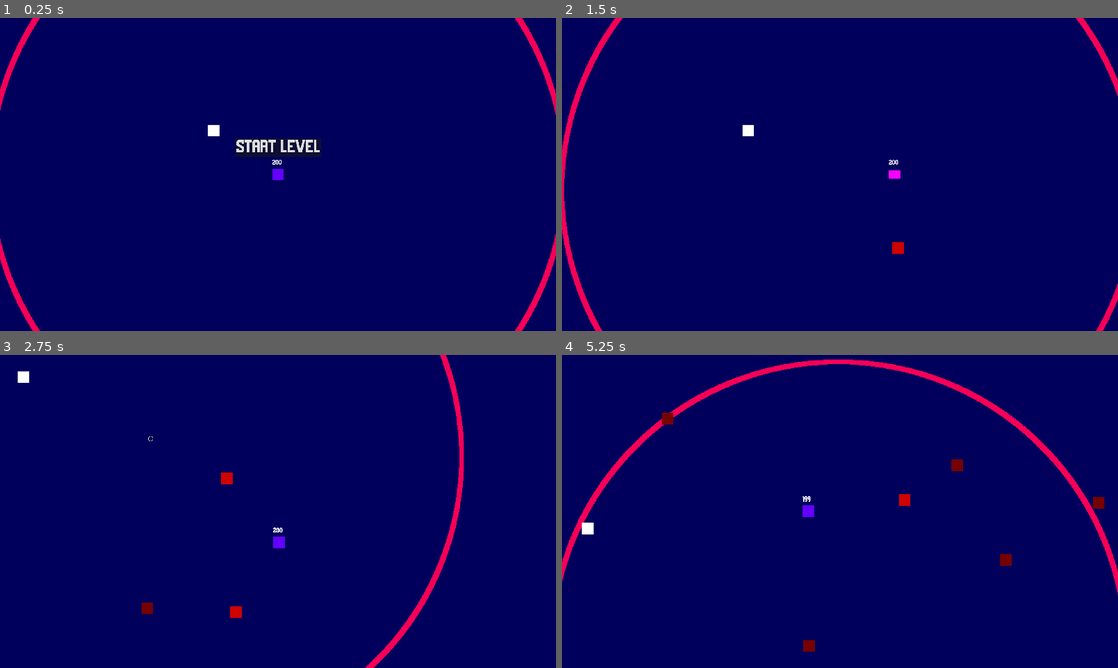
Above: before the commit, frames 1-4 (two rows, left to right).
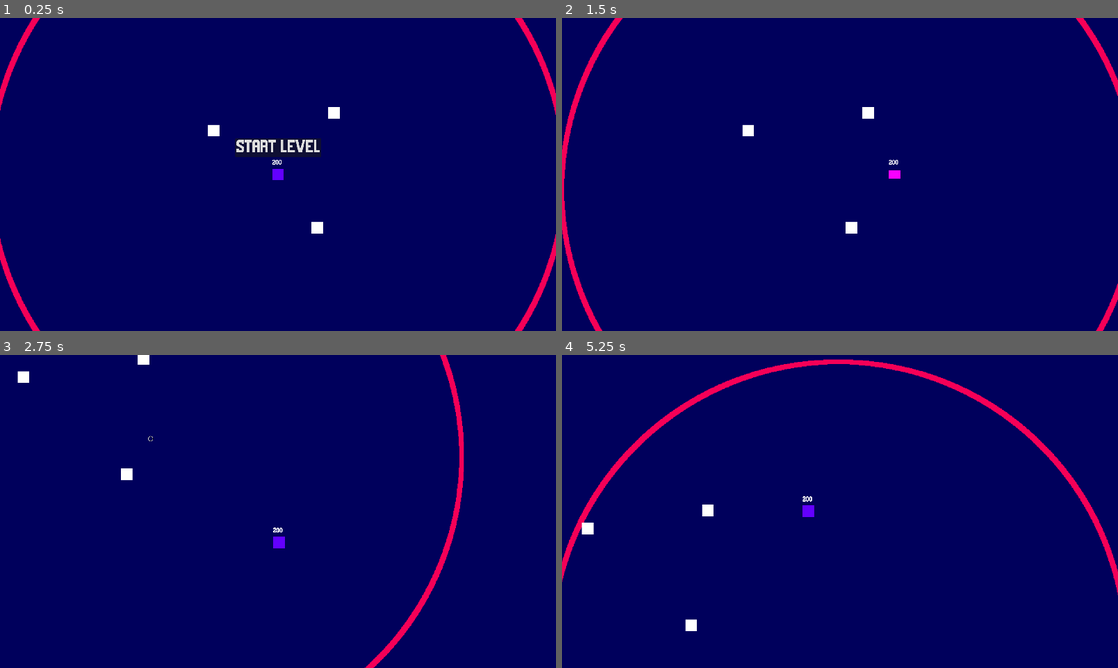
Above: after the commit, the same moments.

Repository: DirtyDan16/The-Safe-Zone
Game: Godot game, scene res://scenes/Levels/level_1.tscn
The game is run twice, just before and just after one commit, with the same random seed, the same clock (stepped at 60 frames per second) and the same inputs.
Inputs (mouse positions are in pixels of both pictures, inside the frame that each line leads up to):
- Up to frame 1 (0.25 s): no input
- Up to frame 2 (1.5 s): click "START LEVEL" at 0.5 s; move the mouse to (840, 174) at 1.27 s; hold D (MoveRight) from 1.28 s (still down); tap Space (Dash) at 1.35 s
- Up to frame 3 (2.75 s): move the mouse to (166, 527) at 2.02 s; release D (MoveRight) at 2.03 s; hold S (MoveDown) from 2.03 s (still down); click (166, 527) at 2.1 s
- Up to frame 4 (5.25 s): move the mouse to (895, 442) at 2.77 s; release S (MoveDown) at 2.78 s; hold D (MoveRight) 2.78-3.53 s; tap F (Slash) at 2.85, 5.1 s; move the mouse to (812, 574) at 3.52 s; hold W (MoveUp) 3.53-4.28 s; tap Space (Dash) at 3.6 s; move the mouse to (1006, 558) at 4.27 s; hold A (MoveLeft) from 4.28 s (still down); click (1006, 558) at 4.35 s; move the mouse to (673, 464) at 5.02 s

The runs differ from the first frame. In frame 1, 0.2% of the frame differs, in the area x 56-62%, y 28-69%; in frame 2, 0.2%; in frame 3, 0.4%; in frame 4, 0.7%, in the area x 17-98%, y 18-95%.

Commit message:
made Borders actually functional

Diff:
--- a/scenes/Levels/level_1.tscn
+++ b/scenes/Levels/level_1.tscn
@@ -6,11 +6,11 @@
 [ext_resource type="PackedScene" uid="uid://b8i2hf8651ciu" path="res://scenes/gui.tscn" id="5_4usb6"]
 [ext_resource type="PackedScene" uid="uid://cffrbe1ovrnco" path="res://scenes/safe_zone.tscn" id="6_00ccs"]
 
-[sub_resource type="RectangleShape2D" id="RectangleShape2D_jw41r"]
-size = Vector2(539, 5005)
+[sub_resource type="RectangleShape2D" id="RectangleShape2D_05foh"]
+size = Vector2(619, 5005)
 
-[sub_resource type="RectangleShape2D" id="RectangleShape2D_enwhd"]
-size = Vector2(5008, 711)
+[sub_resource type="RectangleShape2D" id="RectangleShape2D_px1m1"]
+size = Vector2(5018, 692)
 
 [node name="Level1" type="Node2D"]
 script = ExtResource("1_5ufpr")
@@ -20,7 +20,7 @@
 [node name="ENEMY_SPAWNER - SquareSeeker" parent="." instance=ExtResource("2_idypi")]
 ENEMY_SQUARE_SEEKER_MIN_SPEED = 3.0
 ENEMY_SQUARE_SEEKER_MAX_SPEED = 7.0
-delay = 0.5
+delay = 5.0
 
 [node name="Player" parent="." instance=ExtResource("2_0xq7c")]
 unique_name_in_owner = true
@@ -48,24 +48,6 @@
 color = Color(0.000528476, 0, 0.362977, 1)
 metadata/_edit_lock_ = true
 
-[node name="Borders" type="Area2D" parent="." groups=["Borders"]]
-
-[node name="CollisionShape2D" type="CollisionShape2D" parent="Borders"]
-position = Vector2(2772, 1.5)
-shape = SubResource("RectangleShape2D_jw41r")
-
-[node name="CollisionShape2D2" type="CollisionShape2D" parent="Borders"]
-position = Vector2(-2775, 2)
-shape = SubResource("RectangleShape2D_jw41r")
-
-[node name="CollisionShape2D3" type="CollisionShape2D" parent="Borders"]
-position = Vector2(0, -2849)
-shape = SubResource("RectangleShape2D_enwhd")
-
-[node name="CollisionShape2D4" type="CollisionShape2D" parent="Borders"]
-position = Vector2(20, 2869)
-shape = SubResource("RectangleShape2D_enwhd")
-
 [node name="SafeZonesChangeDirectionDelay" type="Timer" parent="."]
 wait_time = 5.0
 
@@ -75,9 +57,41 @@
 offset_right = -202.0
 offset_bottom = -131.0
 
+[node name="ColorRect2" type="ColorRect" parent="."]
+offset_left = 173.0
+offset_top = -233.0
+offset_right = 213.0
+offset_bottom = -193.0
+
+[node name="ColorRect3" type="ColorRect" parent="."]
+offset_left = 115.0
+offset_top = 164.0
+offset_right = 155.0
+offset_bottom = 204.0
+
+[node name="Borders" type="StaticBody2D" parent="." groups=["Borders"]]
+collision_layer = 16
+collision_mask = 16
+
+[node name="CollisionShape2D" type="CollisionShape2D" parent="Borders"]
+position = Vector2(2815, 0)
+shape = SubResource("RectangleShape2D_05foh")
+
+[node name="CollisionShape2D2" type="CollisionShape2D" parent="Borders"]
+position = Vector2(-2809, -21)
+shape = SubResource("RectangleShape2D_05foh")
+
+[node name="CollisionShape2D3" type="CollisionShape2D" parent="Borders"]
+position = Vector2(-2, -2857)
+shape = SubResource("RectangleShape2D_px1m1")
+
+[node name="CollisionShape2D4" type="CollisionShape2D" parent="Borders"]
+position = Vector2(0, 2848)
+shape = SubResource("RectangleShape2D_px1m1")
+
 [connection signal="addEnemy" from="ENEMY_SPAWNER - SquareSeeker" to="." method="add_enemy"]
+[connection signal="createPlayerBullet" from="Player" to="." method="_on_player_cerate_player_bullet"]
 [connection signal="createPlayerBullet" from="Player" to="." method="_on_player_create_player_bullet"]
-[connection signal="createPlayerBullet" from="Player" to="." method="_on_player_cerate_player_bullet"]
 [connection signal="gameOver" from="Player" to="." method="game_over"]
 [connection signal="ResetGame" from="GUI" to="." method="_on_gui_reset_game"]
 [connection signal="StartGame" from="GUI" to="." method="_on_gui_start_game"]
--- a/scenes/enemy_homing_component.tscn
+++ b/scenes/enemy_homing_component.tscn
@@ -10,6 +10,7 @@
 
 [node name="SightRange" type="CollisionShape2D" parent="."]
 shape = SubResource("CircleShape2D_0teca")
+debug_color = Color(0.870588, 0.972549, 1, 0.0980392)
 
 [connection signal="body_entered" from="." to="." method="_on_body_entered"]
 [connection signal="body_exited" from="." to="." method="_on_body_exited"]
Not shown, removed: LICENSE.md
Not shown, removed: README.md
